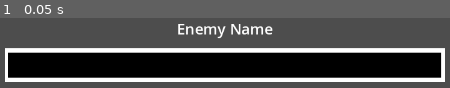
Above: before the commit, frame 1.
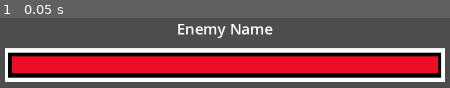
Above: after the commit, the same moment.

Repository: Crestor123/VoidRPG2.0
Game: Godot game, scene res://Scenes/Objects/UI/EnemyHealthBar.tscn
The game is run twice, just before and just after one commit, with the same random seed, the same clock (stepped at 60 frames per second) and the same inputs. This scene is started directly instead of the project's main scene.
Inputs:
- Up to frame 1 (0.05 s): no input

The runs differ from the first frame. In frame 1, 23% of the frame differs, in the area x 2-98%, y 54-79%.

Commit message:
Enemy health bars update when damage is taken

Diff:
--- a/Scenes/Actors/Enemy.gd
+++ b/Scenes/Actors/Enemy.gd
@@ -9,6 +9,8 @@
 @onready var stats = $StatComponent
 @onready var healthBar = $HealthBar
 
+signal updateHealthBar(percentage)
+
 var isActive = false
 var resource : Resource
 
@@ -17,6 +19,7 @@
 		print("Resource for ", data.name, " given")
 		resource = data
 		stats.initialize(resource)
+		stats.healthZero.connect(die)
 		abilities.initialize(resource.abilities)
 	pass
 
@@ -31,14 +34,6 @@
 func chooseTarget():
 	pass
 
-func useAbility():
+func die():
+	print(self, " is dead")
 	pass
-
-func takeDamage():
-	pass
-
-func addBuff():
-	pass
-
-func die():
-	pass
--- a/Scenes/Battle.gd
+++ b/Scenes/Battle.gd
@@ -4,6 +4,7 @@
 @export var battleUI : Node
 
 @onready var TurnOrder = $TurnOrder
+@onready var timer = $Timer
 
 var partyList : Array[Node]
 var enemyList : Array[Node]
@@ -28,7 +29,8 @@
 
 	battleUI.updateEnemies(enemyList)
 	#Small delay to allow UI to initialize
-	await get_tree().create_timer(0.5).timeout
+	timer.start()
+	await timer.timeout
 	battleUI.chooseAbility.connect(useAbility)
 	TurnOrder.sortTurn()
 
--- a/Scenes/Battle.tscn
+++ b/Scenes/Battle.tscn
@@ -10,3 +10,6 @@
 
 [node name="TurnOrder" type="Node" parent="."]
 script = ExtResource("3_vulbm")
+
+[node name="Timer" type="Timer" parent="."]
+wait_time = 0.5
--- a/Scenes/Components/StatComponent.gd
+++ b/Scenes/Components/StatComponent.gd
@@ -1,6 +1,8 @@
 extends Node
 
 @onready var Buffs = $Buffs
+
+signal healthZero
 
 var stats = {
 	"health": 0,
@@ -66,7 +68,14 @@
 			resistances[item] = data.resistances[item]
 
 func takeDamage(value, type):
-	print("Taking ", value, " damage of ", type, " type")
+	value -= floor(value * float((100 - resistances[type]) / 100))
+	#print("Taking ", value, " damage of ", type, " type")
+	tempStats.health -= value
+	if tempStats.health <= 0:
+		tempStats.health = 0
+		healthZero.emit()
+
+	get_parent().updateHealthBar.emit(100 * (tempStats.health / stats.health))
 	pass
 
 func addBuff():
--- /dev/null
+++ b/Scenes/Objects/HealthBar.gd
@@ -0,0 +1,8 @@
+extends TextureProgressBar
+
+func setBar(percentage):
+	print(percentage)
+	if percentage < 0: return
+	var tween = get_tree().create_tween()
+	tween.tween_property(self, "value", percentage, 1.0).set_trans(Tween.TRANS_CUBIC)
+	await tween.finished
--- a/Scenes/Objects/HealthBar.tscn
+++ b/Scenes/Objects/HealthBar.tscn
@@ -1,12 +1,15 @@
-[gd_scene load_steps=4 format=3 uid="uid://dxfq3dm8e7g23"]
+[gd_scene load_steps=5 format=3 uid="uid://dxfq3dm8e7g23"]
 
 [ext_resource type="Texture2D" uid="uid://dxq35l6djuf63" path="res://Assets/Sprites/HealthBarUnder.png" id="1_5w5vv"]
 [ext_resource type="Texture2D" uid="uid://d3uucl3cq8214" path="res://Assets/Sprites/HealthBarOver.png" id="2_4t3hr"]
 [ext_resource type="Texture2D" uid="uid://b2c5i3mm3mi11" path="res://Assets/Sprites/HealthBarProgress.png" id="3_m0dpq"]
+[ext_resource type="Script" path="res://Scenes/Objects/HealthBar.gd" id="4_u6mie"]
 
 [node name="HealthBar" type="TextureProgressBar"]
 size_flags_horizontal = 3
+value = 100.0
 nine_patch_stretch = true
 texture_under = ExtResource("1_5w5vv")
 texture_over = ExtResource("2_4t3hr")
 texture_progress = ExtResource("3_m0dpq")
+script = ExtResource("4_u6mie")
--- a/Scenes/Objects/UI/BattleUI.gd
+++ b/Scenes/Objects/UI/BattleUI.gd
@@ -23,6 +23,8 @@
 	for item in enemyList:
 		var newHealthBar = enemyHealthObject.instantiate()
 		healthBarContainer.add_child(newHealthBar)
+		#newHealthBar.initialize(100)
+		item.updateHealthBar.connect(newHealthBar.healthBar.setBar)
 		pass
 
 	#If there is more than one enemy, show the cursor
--- a/Scenes/Objects/UI/Cursor.gd
+++ b/Scenes/Objects/UI/Cursor.gd
@@ -17,15 +17,6 @@
 	visible = true
 
 	targets = targetList
-	#for item in targets:
-		#var button = Button.new()
-		#add_child(button)
-		#button.flat = true
-		#button.global_position.x = item.global_position.x
-		#button.global_position.y = item.global_position.y
-		#button.global_position = item.global_position
-		#button.size = item.sprite.get_size()
-		#button.pressed.connect(self.buttonPressed)
 
 	currentTarget = targets[0]
 	moveCursor(currentTarget)
--- /dev/null
+++ b/Scenes/Objects/UI/EnemyHealthBar.gd
@@ -0,0 +1,3 @@
+extends MarginContainer
+
+@onready var healthBar = $VBoxContainer/HealthBar
--- a/Scenes/Objects/UI/EnemyHealthBar.tscn
+++ b/Scenes/Objects/UI/EnemyHealthBar.tscn
@@ -1,5 +1,6 @@
-[gd_scene load_steps=2 format=3 uid="uid://dw0yumr8olvgf"]
+[gd_scene load_steps=3 format=3 uid="uid://dw0yumr8olvgf"]
 
+[ext_resource type="Script" path="res://Scenes/Objects/UI/EnemyHealthBar.gd" id="1_7lf45"]
 [ext_resource type="PackedScene" uid="uid://dxfq3dm8e7g23" path="res://Scenes/Objects/HealthBar.tscn" id="1_nxp3x"]
 
 [node name="EnemyHeathBar" type="MarginContainer"]
@@ -11,6 +12,7 @@
 theme_override_constants/margin_top = 8
 theme_override_constants/margin_right = 8
 theme_override_constants/margin_bottom = 8
+script = ExtResource("1_7lf45")
 
 [node name="VBoxContainer" type="VBoxContainer" parent="."]
 layout_mode = 2
